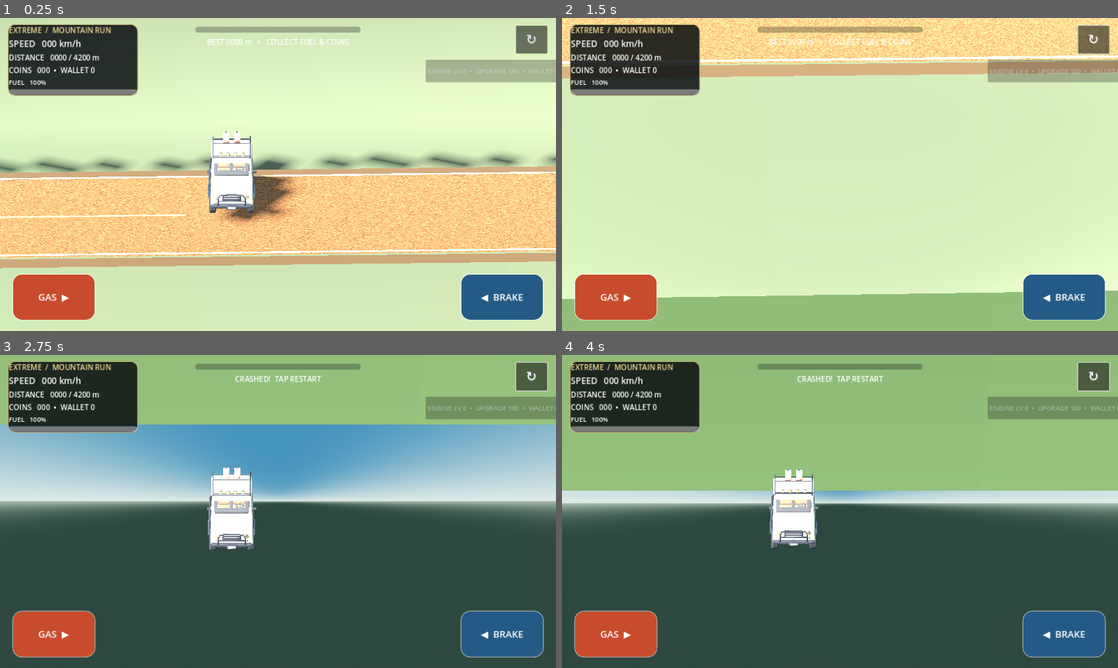
Above: before the commit, frames 1-4 (two rows, left to right).
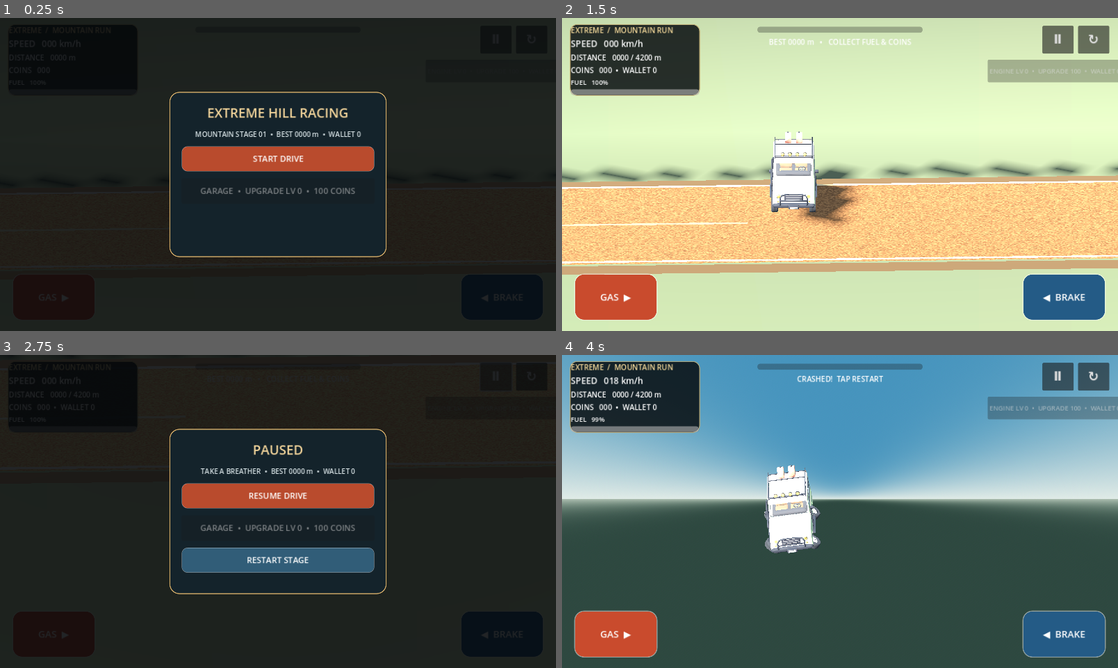
Above: after the commit, the same moments.

Repository: mahdialloui01-art/Extreme-Hill-Racing
Game: Godot game, scene res://scenes/main.tscn
Two runs of this game, one before a commit and one after it. Both use one fixed random seed, a clock stepped at 60 frames per second and the inputs below.
Inputs (mouse positions are in pixels of both pictures, inside the frame that each line leads up to):
- Up to frame 1 (0.25 s): no input
- Up to frame 2 (1.5 s): click (1095, 39) at 0.5 s, where only the run before the commit has a clickable "↻"; click (840, 158) at 1.25 s, where only the run after the commit has a clickable "START DRIVE"
- Up to frame 3 (2.75 s): click (494, 376) at 2 s, where only the run after the commit has a clickable "Ⅱ"
- Up to frame 4 (4 s): click (840, 495) at 2.75 s, where only the run after the commit has a clickable "RESUME DRIVE"; hold Right from 3.53 s (still down)

The runs differ from the first frame. In frame 1, 100% of the frame differs, in the area x 0-100%, y 0-100%; in frame 2, 56%; in frame 3, 100%; in frame 4, 42%.

Commit message:
Add title screen, garage shortcut and pause menu

Diff:
--- a/scripts/game_3d.gd
+++ b/scripts/game_3d.gd
@@ -28,6 +28,13 @@
 var stage_finished := false
 var run_ended := false
 var pickups: Array[Area3D] = []
+var menu_layer: CanvasLayer
+var menu_title: Label
+var menu_subtitle: Label
+var menu_start_button: Button
+var menu_upgrade_button: Button
+var menu_restart_button: Button
+var game_started := false
 
 func _ready() -> void:
 	_load_progress()
@@ -261,6 +268,125 @@
 	upgrade_button.pressed.connect(_buy_engine_upgrade)
 	root.add_child(upgrade_button)
 	_update_upgrade_button()
+	var pause_button := Button.new()
+	pause_button.text = "Ⅱ"
+	pause_button.anchor_left = 1.0
+	pause_button.anchor_right = 1.0
+	pause_button.offset_left = -174
+	pause_button.offset_top = 18
+	pause_button.offset_right = -102
+	pause_button.offset_bottom = 82
+	pause_button.add_theme_font_size_override("font_size", 28)
+	pause_button.pressed.connect(_toggle_pause)
+	root.add_child(pause_button)
+	_build_menu_overlay()
+
+
+func _build_menu_overlay() -> void:
+	menu_layer = CanvasLayer.new()
+	menu_layer.name = "TitleAndPauseOverlay"
+	menu_layer.layer = 20
+	menu_layer.process_mode = Node.PROCESS_MODE_ALWAYS
+	add_child(menu_layer)
+	var shade := ColorRect.new()
+	shade.set_anchors_and_offsets_preset(Control.PRESET_FULL_RECT)
+	shade.color = Color(0.015, 0.025, 0.035, 0.88)
+	menu_layer.add_child(shade)
+	var panel := PanelContainer.new()
+	panel.set_anchors_preset(Control.PRESET_CENTER)
+	panel.offset_left = -250
+	panel.offset_top = -190
+	panel.offset_right = 250
+	panel.offset_bottom = 190
+	var panel_style := StyleBoxFlat.new()
+	panel_style.bg_color = Color("#14232b")
+	panel_style.border_color = Color("#d5ad68")
+	panel_style.set_border_width_all(2)
+	panel_style.set_corner_radius_all(22)
+	panel_style.content_margin_left = 28
+	panel_style.content_margin_right = 28
+	panel_style.content_margin_top = 26
+	panel_style.content_margin_bottom = 26
+	panel.add_theme_stylebox_override("panel", panel_style)
+	menu_layer.add_child(panel)
+	var layout := VBoxContainer.new()
+	layout.add_theme_constant_override("separation", 16)
+	panel.add_child(layout)
+	menu_title = Label.new()
+	menu_title.text = "EXTREME HILL RACING"
+	menu_title.horizontal_alignment = HORIZONTAL_ALIGNMENT_CENTER
+	menu_title.add_theme_font_size_override("font_size", 30)
+	menu_title.add_theme_color_override("font_color", Color("#f2d49a"))
+	layout.add_child(menu_title)
+	menu_subtitle = Label.new()
+	menu_subtitle.horizontal_alignment = HORIZONTAL_ALIGNMENT_CENTER
+	menu_subtitle.add_theme_font_size_override("font_size", 16)
+	menu_subtitle.add_theme_color_override("font_color", Color("#d5e0e3"))
+	layout.add_child(menu_subtitle)
+	menu_start_button = _make_menu_button("START DRIVE", Color("#b94b2d"))
+	menu_start_button.pressed.connect(_on_menu_start)
+	layout.add_child(menu_start_button)
+	menu_upgrade_button = _make_menu_button("GARAGE  •  ENGINE UPGRADE", Color("#80653b"))
+	menu_upgrade_button.pressed.connect(_buy_engine_upgrade)
+	layout.add_child(menu_upgrade_button)
+	menu_restart_button = _make_menu_button("RESTART STAGE", Color("#315d78"))
+	menu_restart_button.pressed.connect(_restart)
+	menu_restart_button.visible = false
+	layout.add_child(menu_restart_button)
+	_show_title_menu()
+	get_tree().paused = true
+
+func _make_menu_button(caption: String, tint: Color) -> Button:
+	var button := Button.new()
+	button.text = caption
+	button.custom_minimum_size = Vector2(0, 58)
+	button.add_theme_font_size_override("font_size", 19)
+	button.add_theme_color_override("font_color", Color.WHITE)
+	var style := StyleBoxFlat.new()
+	style.bg_color = tint
+	style.set_corner_radius_all(13)
+	style.set_border_width_all(1)
+	style.border_color = Color(1, 1, 1, 0.35)
+	button.add_theme_stylebox_override("normal", style)
+	button.add_theme_stylebox_override("hover", style)
+	button.add_theme_stylebox_override("pressed", style)
+	return button
+
+func _show_title_menu() -> void:
+	menu_layer.visible = true
+	menu_title.text = "EXTREME HILL RACING"
+	menu_subtitle.text = "MOUNTAIN STAGE 01  •  BEST %04d m  •  WALLET %d" % [int(best_distance), wallet_coins]
+	menu_start_button.text = "START DRIVE"
+	menu_restart_button.visible = false
+	_update_menu_upgrade_button()
+
+func _show_pause_menu() -> void:
+	menu_layer.visible = true
+	menu_title.text = "PAUSED"
+	menu_subtitle.text = "TAKE A BREATHER  •  BEST %04d m  •  WALLET %d" % [int(best_distance), wallet_coins]
+	menu_start_button.text = "RESUME DRIVE"
+	menu_restart_button.visible = true
+	_update_menu_upgrade_button()
+
+func _update_menu_upgrade_button() -> void:
+	if not is_instance_valid(menu_upgrade_button):
+		return
+	if engine_level >= 5:
+		menu_upgrade_button.text = "GARAGE  •  ENGINE MAX"
+	else:
+		menu_upgrade_button.text = "GARAGE  •  UPGRADE LV %d  •  100 COINS" % engine_level
+	menu_upgrade_button.disabled = engine_level >= 5 or wallet_coins < 100
+
+func _on_menu_start() -> void:
+	game_started = true
+	menu_layer.visible = false
+	get_tree().paused = false
+
+func _toggle_pause() -> void:
+	if not game_started or get_tree().paused:
+		return
+	get_tree().paused = true
+	_show_pause_menu()
 
 func _on_gas_down() -> void:
 	if not run_ended and fuel > 0.0:
@@ -327,6 +453,7 @@
 	stage_bar.value = distance
 	best_distance = maxf(best_distance, distance)
 	_update_upgrade_button()
+	_update_menu_upgrade_button()
 	if not run_ended:
 		status_label.text = "BEST %04d m   •   COLLECT FUEL & COINS" % int(best_distance)
 	if not stage_finished and distance >= STAGE_LENGTH_M:
@@ -393,3 +520,7 @@
 			pickup.queue_free()
 	pickups.clear()
 	_build_pickups_and_hazards()
+	game_started = true
+	if is_instance_valid(menu_layer):
+		menu_layer.visible = false
+	get_tree().paused = false
